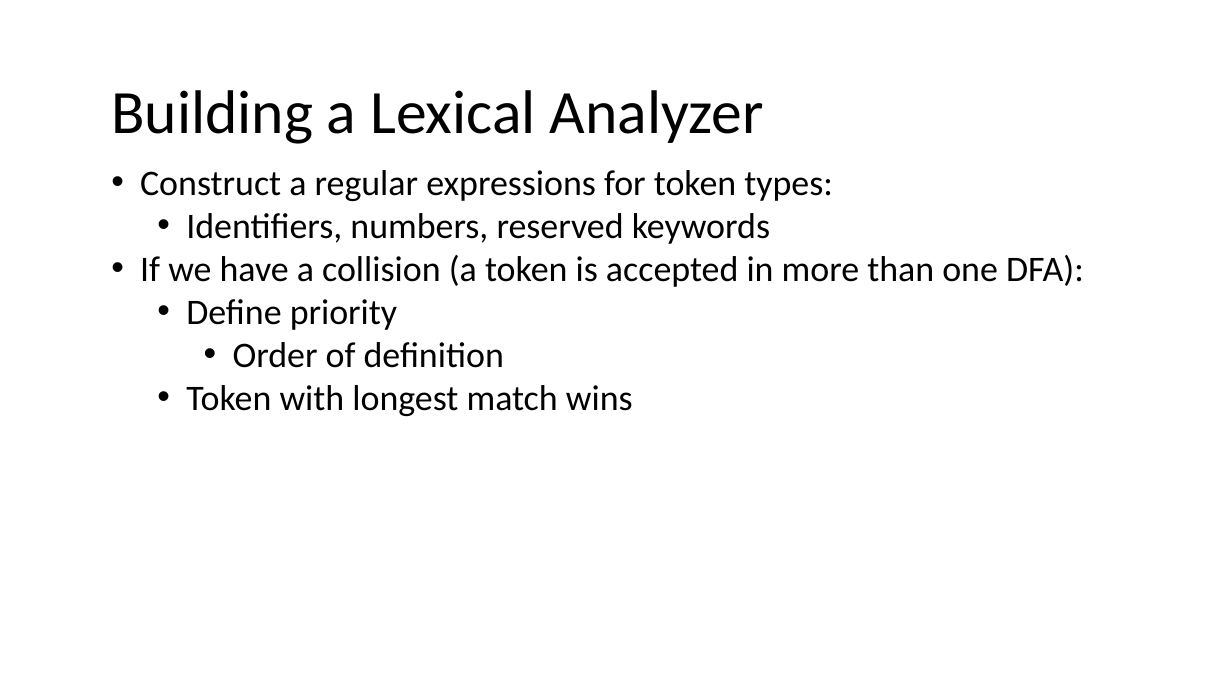
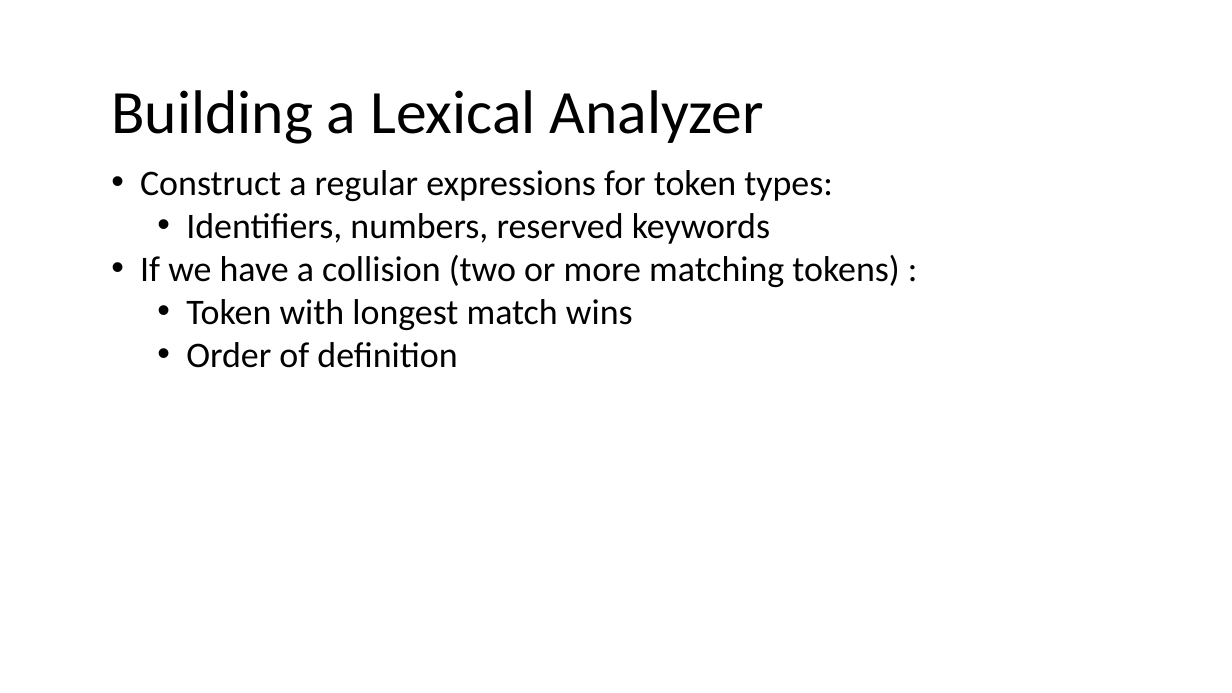
Before and after one commit to nivshani/compilation, a slide deck: slide 81 of slides/lexical_analysis.pptx. Drawn at 1232x693 pixels with LibreOffice and Linux fonts; fonts in the diff are those of the drawing. Boxes give left, top, right and bottom in pixels: in the first picture for what was removed or moved away, otherwise in the second. Text is boxed around its words. In the diff, an @@ line names an element or a change of style, - is before the commit and + after.

```diff
--- a/slides/lexical_analysis.pptx
+++ b/slides/lexical_analysis.pptx
@@ text at bbox=[140, 255, 899, 330]: text changed @@
-• If we have a collision (a token is accepted in more than one DFA):
-  • Define priority
+• If we have a collision (two or more matching tokens) :
+  • Token with longest match wins
@@ text at bbox=[186, 342, 457, 368]: list level 3 to 2 in "Order of definition" @@
@@ text at bbox=[186, 385, 633, 416]: paragraph removed @@
-  • Token with longest match wins
```
Also in this commit, not shown: 1 other file.
